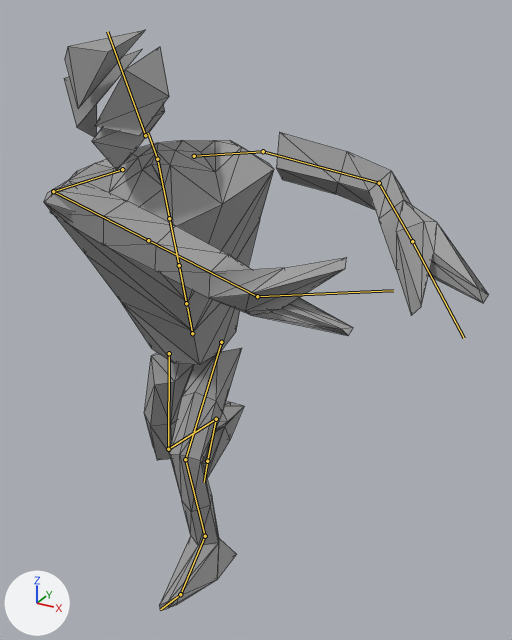
What one commit did to the glTF model glb_imports/8164_meshes.glb.
The view is the same before and after, from a 50 mm lens placed at (14.4, -24.7, 24.7), pointed at (3.0, -4.0, 14.3). Every picture has the same lights, and +X, +Y and +Z are marked at lower left. The first picture is the older version. Both versions are drawn at frame 6 of the action 'Superman'; the numbers are the values there. The bones that change, and the others that lie on the model, are drawn over the model as lines. Mesh edges are drawn as thin lines.

Objects in the first picture: 'Body.001'.
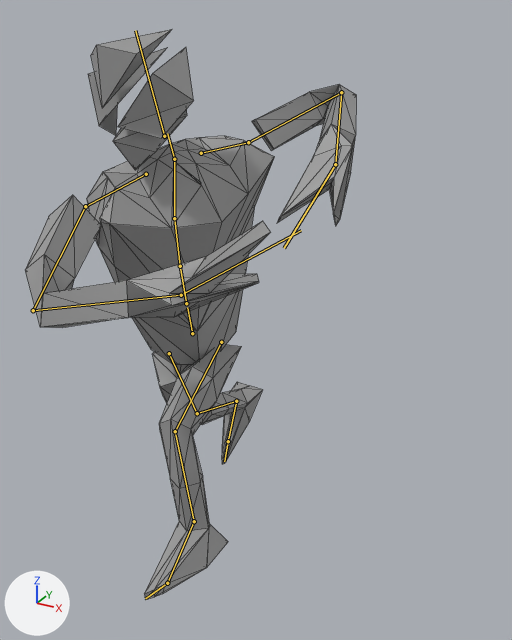
Location of each change, (x1, y1, x2, y2) in pixels of the pictures (512 x 640 px):
'Body.001', posed (25% narrower)
    before: (44, 30, 488, 611)
    after: (25, 29, 356, 600)
bone 'mixamorig:Spine', root to tip
    before: (186, 303) to (179, 265)
    after: (186, 303) to (180, 266)
bone 'mixamorig:Spine1', root to tip
    before: (179, 265) to (169, 218)
    after: (180, 266) to (174, 218)
bone 'mixamorig:Spine2', root to tip
    before: (169, 218) to (157, 159)
    after: (174, 218) to (174, 159)
bone 'mixamorig:Neck', root to tip
    before: (157, 159) to (148, 133)
    after: (174, 159) to (167, 133)
bone 'mixamorig:LeftArm', root to tip
    before: (263, 151) to (379, 183)
    after: (248, 142) to (341, 92)
bone 'mixamorig:LeftForeArm', root to tip
    before: (379, 183) to (412, 241)
    after: (341, 92) to (335, 164)
bone 'mixamorig:LeftHand', root to tip
    before: (412, 241) to (464, 338)
    after: (335, 164) to (284, 248)
bone 'mixamorig:RightArm', root to tip
    before: (53, 191) to (148, 240)
    after: (85, 206) to (33, 310)
bone 'mixamorig:RightForeArm', root to tip
    before: (148, 240) to (257, 296)
    after: (33, 310) to (181, 295)
bone 'mixamorig:RightHand', root to tip
    before: (257, 296) to (393, 290)
    after: (181, 295) to (301, 230)
bone 'mixamorig:LeftUpLeg', root to tip
    before: (221, 342) to (185, 459)
    after: (221, 342) to (175, 431)
bone 'mixamorig:LeftLeg', root to tip
    before: (185, 459) to (205, 536)
    after: (175, 431) to (194, 521)
bone 'mixamorig:LeftFoot', root to tip
    before: (205, 536) to (180, 594)
    after: (194, 521) to (167, 583)
bone 'mixamorig:RightUpLeg', root to tip
    before: (169, 353) to (168, 449)
    after: (169, 353) to (197, 413)
bone 'mixamorig:RightLeg', root to tip
    before: (168, 449) to (216, 419)
    after: (197, 413) to (236, 401)
bone 'mixamorig:RightFoot', root to tip
    before: (216, 419) to (207, 461)
    after: (236, 401) to (228, 441)

The change in detail:
Bone 'mixamorig:Spine' (bone_mixamorig_spine) turns from (0, 0, 0) to (1, 5, -1) degrees about its own x, y and z.
Bone 'mixamorig:Spine1' (bone_mixamorig_spine1) turns from (0, 0, 0) to (1, 10, -2) degrees about its own x, y and z.
Bone 'mixamorig:Spine2' (bone_mixamorig_spine2) turns from (0, 0, 0) to (2, 19, -4) degrees about its own x, y and z.
Bone 'mixamorig:Neck' (bone_mixamorig_neck) turns from (-13, -40, 17) to (-48, -68, 54) degrees about its own x, y and z.
Bone 'mixamorig:LeftArm' (bone_mixamorig_leftarm) turns from (15, -8, 25) to (-21, 2, 19) degrees about its own x, y and z.
Bone 'mixamorig:LeftForeArm' (bone_mixamorig_leftforearm) turns from (0, -1, 73) to (-1, -1, 127) degrees about its own x, y and z.
Bone 'mixamorig:LeftHand' (bone_mixamorig_lefthand) turns from (7, 18, -3) to (-1, 11, 20) degrees about its own x, y and z.
Bone 'mixamorig:RightArm' (bone_mixamorig_rightarm) turns from (164, 42, 33) to (14, 7, -33) degrees about its own x, y and z.
Bone 'mixamorig:RightForeArm' (bone_mixamorig_rightforearm) turns from (1, 0, 0) to (0, 1, -104) degrees about its own x, y and z.
Bone 'mixamorig:RightHand' (bone_mixamorig_righthand) turns from (49, -54, -52) to (70, 85, 35) degrees about its own x, y and z.
Bone 'mixamorig:LeftUpLeg' (bone_mixamorig_leftupleg) turns from (80, 28, 1) to (99, 27, 2) degrees about its own x, y and z.
Bone 'mixamorig:LeftLeg' (bone_mixamorig_leftleg) turns from (-66, 0, 0) to (-78, 0, 0) degrees about its own x, y and z.
Bone 'mixamorig:LeftFoot' (bone_mixamorig_leftfoot) turns from (16, 4, -9) to (10, 3, -10) degrees about its own x, y and z.
Bone 'mixamorig:RightUpLeg' (bone_mixamorig_rightupleg) turns from (7, 44, 0) to (-18, 44, -1) degrees about its own x, y and z.
Bone 'mixamorig:RightLeg' (bone_mixamorig_rightleg) turns from (-74, 0, 0) to (-38, 0, 0) degrees about its own x, y and z.
Bone 'mixamorig:RightFoot' (bone_mixamorig_rightfoot) turns from (30, -5, 5) to (19, -5, 6) degrees about its own x, y and z.
